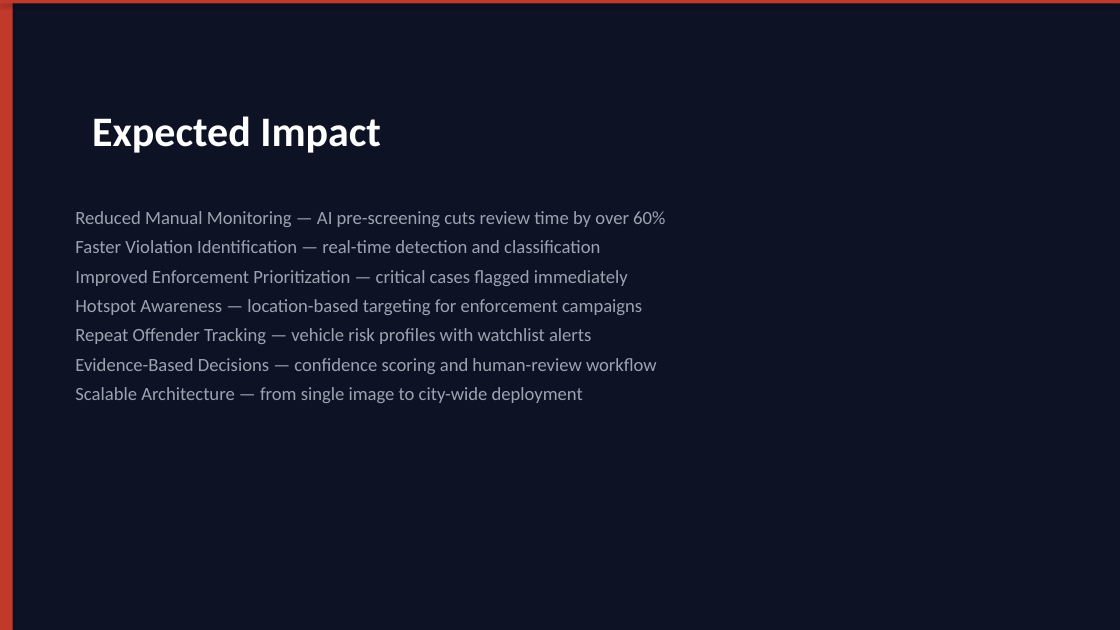
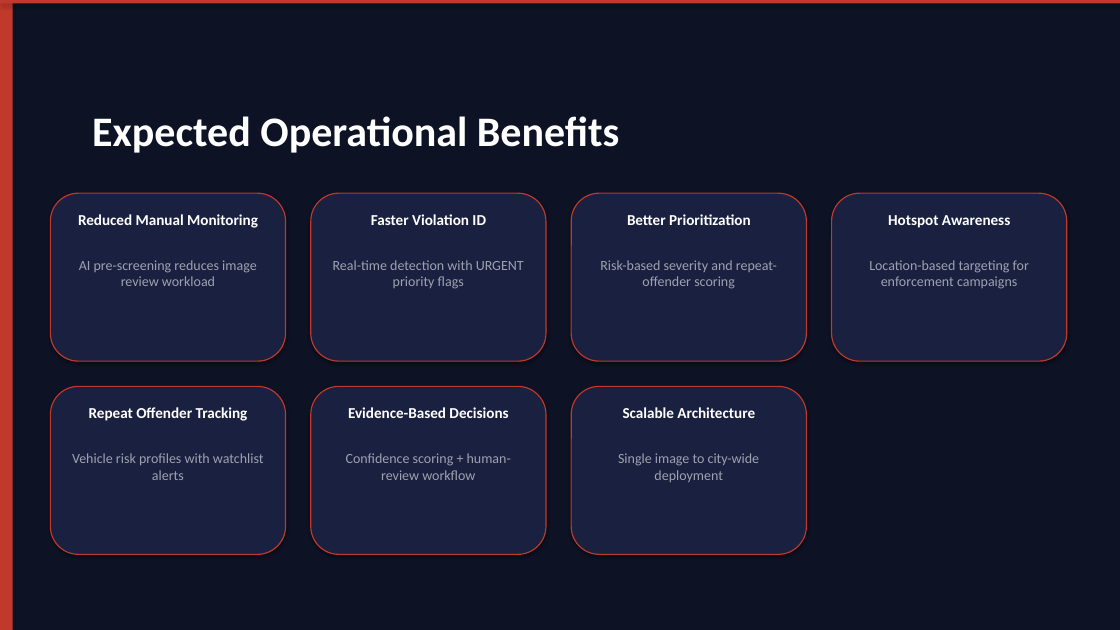
Before and after one commit to vamsi061/trinetra-traffic-ai, a slide deck: slide 16 of TRINETRA_AI_Presentation.pptx (slide 13 before the commit). Drawn at 1120x630 pixels with LibreOffice and Linux fonts; fonts in the diff are those of the drawing. Boxes give left, top, right and bottom in pixels: in the first picture for what was removed or moved away, otherwise in the second. Text is boxed around its words. In the diff, an @@ line names an element or a change of style, - is before the commit and + after.

Commit message:
enhanced PPT: 17 slides with validation, differentiation, impact, architecture, judge readiness
- TRINETRA AI In Action: upload, executive summary, violation card, intel center, copilot
- System Validation: 6 metric cards (detection rate, OCR, helmet, review trigger)
- Competitive Differentiation: 10-row comparison table (Traditional CCTV vs Basic Detector vs TRINETRA)
- Bengaluru Impact Analysis: challenge/impact table
- Officer Workflow: 8-step visual flow diagram with icons
- Deployment Fit: how TRINETRA layers onto existing CCTV infrastructure
- Demo Walkthrough: 10-step end-to-end scenario
- Responsible AI: 6 principle cards with accent colors
- Architecture: 9-block pipeline + 4-layer categorization
- Final Judge Impression: capability checklist + closing statement

```diff
--- a/TRINETRA_AI_Presentation.pptx
+++ b/TRINETRA_AI_Presentation.pptx
@@ text at (92, 116, 620, 153): text changed @@
-Expected Impact
+Expected Operational Benefits
@@ rounded rectangle added at (50, 193, 286, 361), fill #1A2040, outline #C0392B 1 pt @@
@@ rounded rectangle added at (311, 193, 546, 361), fill #1A2040, outline #C0392B 1 pt @@
@@ rounded rectangle added at (571, 193, 807, 361), fill #1A2040, outline #C0392B 1 pt @@
@@ rounded rectangle added at (832, 193, 1067, 361), fill #1A2040, outline #C0392B 1 pt @@
@@ text removed at (75, 211, 665, 403) @@
-Reduced Manual Monitoring — AI pre-screening cuts review time by over 60%
-Faster Violation Identification — real-time detection and classification
-Improved Enforcement Prioritization — critical cases flagged immediately
-Hotspot Awareness — location-based targeting for enforcement campaigns
-Repeat Offender Tracking — vehicle risk profiles with watchlist alerts
-Evidence-Based Decisions — confidence scoring and human-review workflow
-Scalable Architecture — from single image to city-wide deployment
@@ text added at (78, 214, 258, 228), 13 pt, text #FFFFFF, bold @@
+Reduced Manual Monitoring
@@ text added at (371, 214, 486, 225), 13 pt, text #FFFFFF, bold @@
+Faster Violation ID
@@ text added at (627, 214, 751, 225), 13 pt, text #FFFFFF, bold @@
+Better Prioritization
@@ text added at (888, 215, 1010, 228), 13 pt, text #FFFFFF, bold @@
+Hotspot Awareness
@@ text added at (79, 260, 256, 286), 12 pt, text #9CA3AF @@
+AI pre-screening reduces image review workload
@@ text added at (333, 260, 524, 289), 12 pt, text #9CA3AF @@
+Real-time detection with URGENT priority flags
@@ text added at (600, 260, 777, 289), 12 pt, text #9CA3AF @@
+Risk-based severity and repeat-offender scoring
@@ text added at (869, 260, 1029, 289), 12 pt, text #9CA3AF @@
+Location-based targeting for enforcement campaigns
@@ rounded rectangle added at (50, 386, 286, 555), fill #1A2040, outline #C0392B 1 pt @@
@@ rounded rectangle added at (311, 386, 546, 555), fill #1A2040, outline #C0392B 1 pt @@
@@ rounded rectangle added at (571, 386, 807, 555), fill #1A2040, outline #C0392B 1 pt @@
@@ text added at (89, 407, 248, 421), 13 pt, text #FFFFFF, bold @@
+Repeat Offender Tracking
@@ text added at (348, 407, 508, 418), 13 pt, text #FFFFFF, bold @@
+Evidence-Based Decisions
@@ text added at (623, 407, 755, 418), 13 pt, text #FFFFFF, bold @@
+Scalable Architecture
@@ text added at (72, 453, 264, 480), 12 pt, text #9CA3AF @@
+Vehicle risk profiles with watchlist alerts
@@ text added at (346, 453, 511, 480), 12 pt, text #9CA3AF @@
+Confidence scoring + human-review workflow
@@ text added at (618, 453, 760, 482), 12 pt, text #9CA3AF @@
+Single image to city-wide deployment
```
Also in this commit, not shown: 7 other slides changed, 9 slides added, 6 slides removed.
